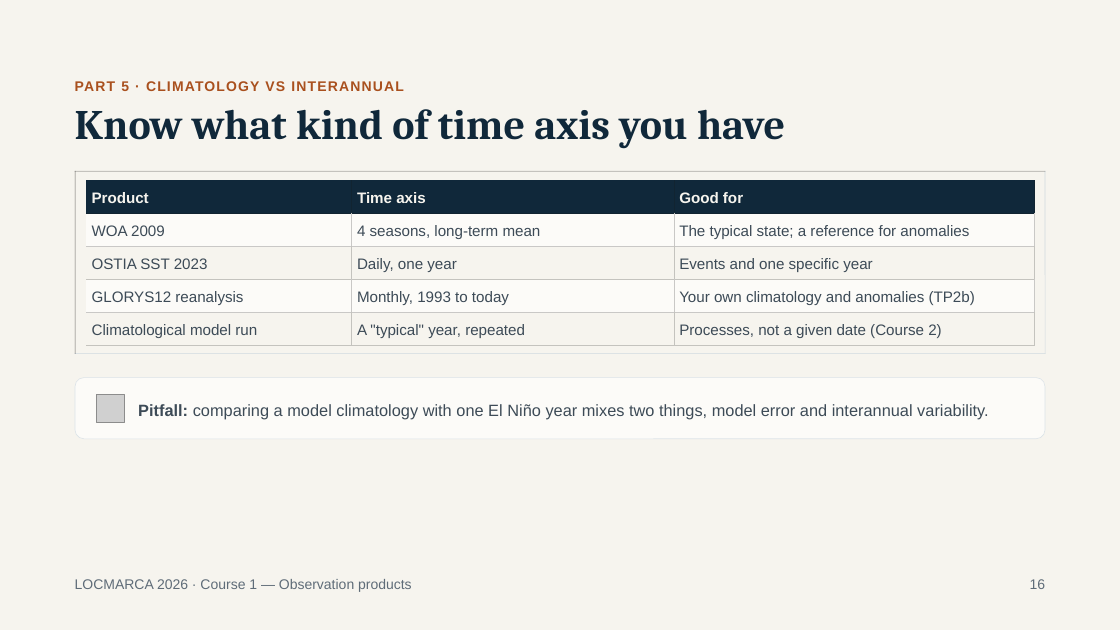
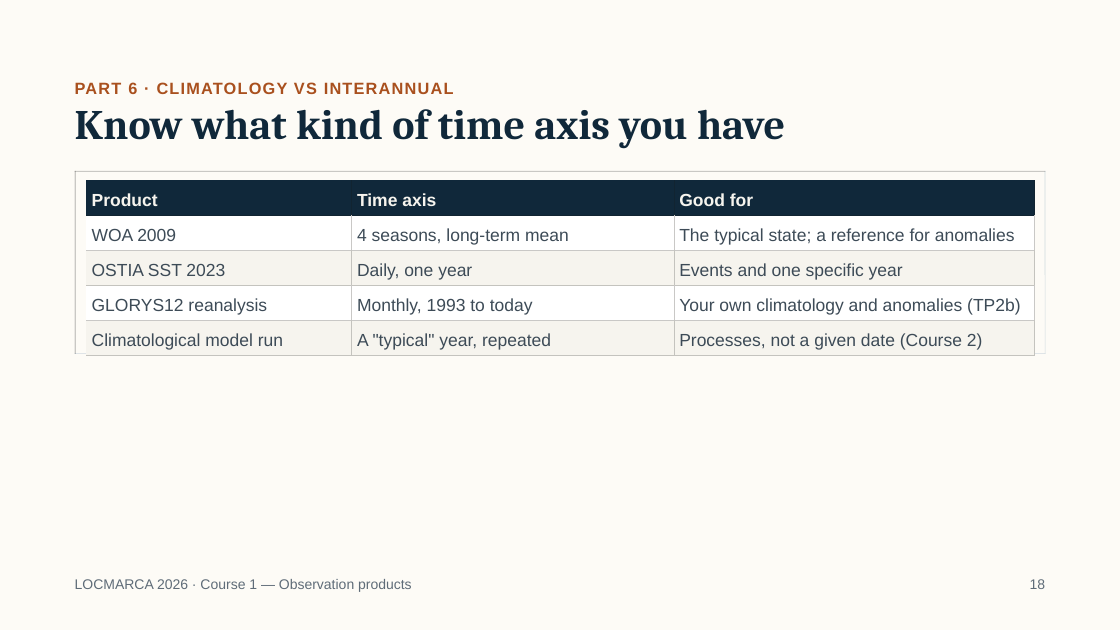
Before and after one commit to gcambon/script-locmarca, a slide deck: slide 20 of Courses/01_course_observation_products.pptx (slide 16 before the commit). Drawn at 1120x630 pixels with LibreOffice and Linux fonts; fonts in the diff are those of the drawing; grey boxes stand for pictures. Boxes give left, top, right and bottom in pixels: in the first picture for what was removed or moved away, otherwise in the second. Text is boxed around its words. In the diff, an @@ line names an element or a change of style, - is before the commit and + after.

```diff
--- a/Courses/01_course_observation_products.pptx
+++ b/Courses/01_course_observation_products.pptx
@@ background #F6F4EE to #FDFBF6 @@
@@ text at box(75, 82, 454, 94): text changed; size 12 to 14 pt @@
-PART 5 · CLIMATOLOGY VS INTERANNUAL
+PART 6 · CLIMATOLOGY VS INTERANNUAL
@@ table at box(87, 180, 1035, 354) @@
@@ fill #FCFBF8 to #FFFFFF in 6 cells @@
@@ size 13 to 15 pt @@
@@ line spacing 18.2pt to 21pt @@
@@ rounded rectangle removed at box(75, 378, 1045, 439) @@
@@ picture removed at box(97, 394, 124, 422) @@
@@ text removed at box(138, 404, 988, 420) @@
-Pitfall: comparing a model climatology with one El Niño year mixes two things, model error and interannual variability.
```
Also in this commit, not shown: 19 other slides changed, 5 slides added, 1 slide removed, 3 other files.
